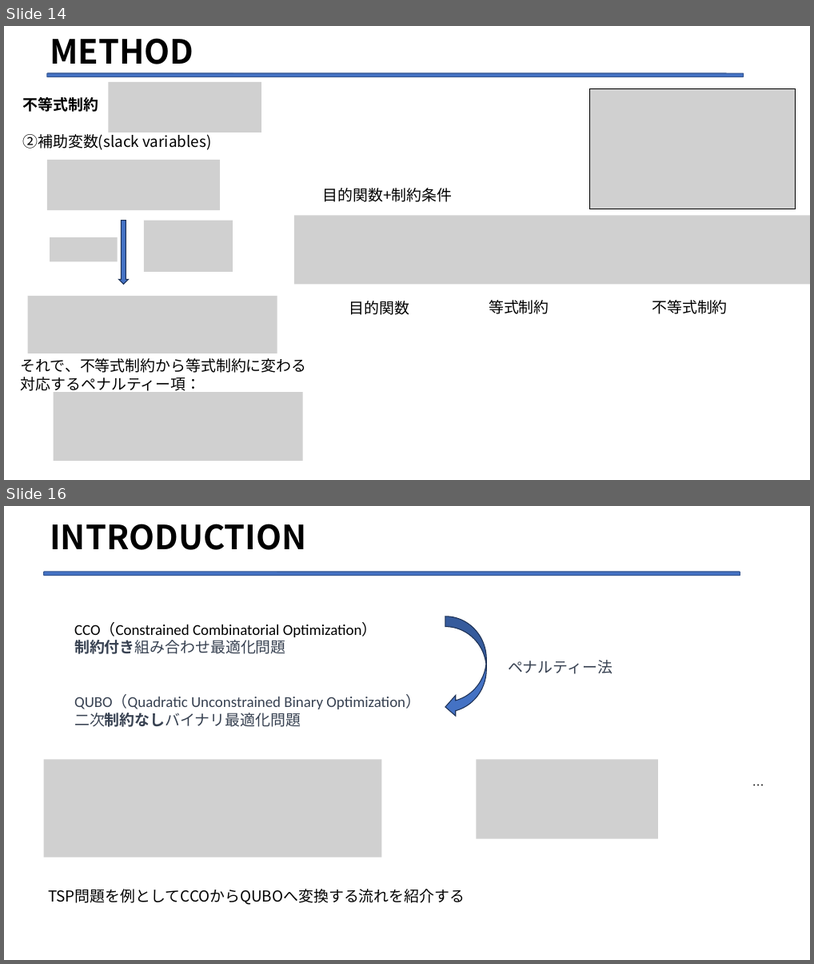
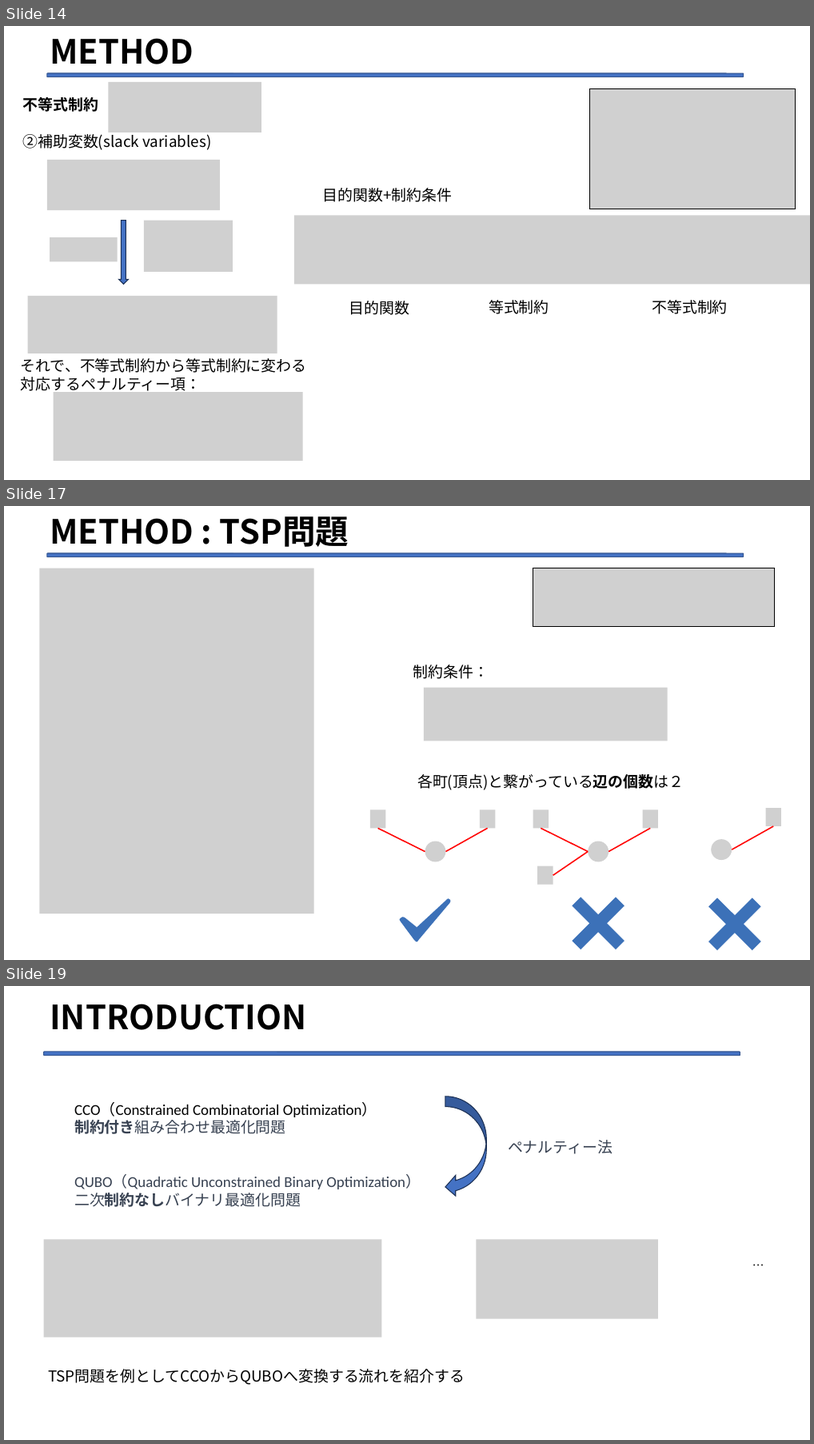
Before and after one commit to Legolas9999/zemi, a slide deck: 第二次/lcj_ron_zemi2.pptx. Shown one above the other, each under a label of ours: slides 14 and 16 before the commit, slides 14, 17 and 19 after it; the slides between them are not shown. The pictures are 814x964 and 814x1444 pixels, drawn with LibreOffice and Linux fonts; fonts in the diff are those of the drawing; grey boxes stand for pictures. Boxes give left, top, right and bottom in pixels: in the first picture for what was removed or moved away, otherwise in the second. Text is boxed around its words. In the diff, an @@ line names an element or a change of style, - is before the commit and + after.

```diff
--- a/第二次/lcj_ron_zemi2.pptx
+++ b/第二次/lcj_ron_zemi2.pptx
@@ slide 17 added at (x1=4, y1=506, x2=810, y2=960), background #FFFFFF @@
@@ title added at (x1=50, y1=516, x2=349, y2=547), 39.6 pt, text #000000, bold @@
+METHOD : TSP問題
@@ rounded rectangle added at (x1=47, y1=553, x2=744, y2=557), fill #4472C4, outline #325491 1 pt @@
@@ picture added at (x1=40, y1=568, x2=314, y2=914) @@
@@ picture added at (x1=534, y1=568, x2=774, y2=626) @@
@@ text added at (x1=413, y1=664, x2=488, y2=679), 18 pt, text #000000 @@
+制約条件：
@@ picture added at (x1=424, y1=688, x2=668, y2=741) @@
@@ text added at (x1=418, y1=774, x2=684, y2=790), 18 pt, text #000000 @@
+各町(頂点)と繋がっている辺の個数は２
@@ picture added at (x1=766, y1=808, x2=782, y2=826) @@
@@ group added at (x1=370, y1=810, x2=496, y2=862): 3 pictures, 2 lines @@
@@ group added at (x1=534, y1=810, x2=658, y2=884): 4 pictures, 3 lines @@
@@ picture added at (x1=712, y1=839, x2=732, y2=860) @@
@@ line added from (774, 826) to (732, 850), #FF0000 1.5 pt @@
@@ freeform shape added at (x1=400, y1=899, x2=450, y2=942), fill #3C71B8 @@
@@ freeform shape added at (x1=573, y1=896, x2=626, y2=949), fill #3C71B8 @@
@@ freeform shape added at (x1=710, y1=897, x2=762, y2=950), fill #3C71B8 @@
@@ what was slide 16 is now slide 19 @@
```
Also in this commit, not shown: 1 slide changed, 2 other slides added.
